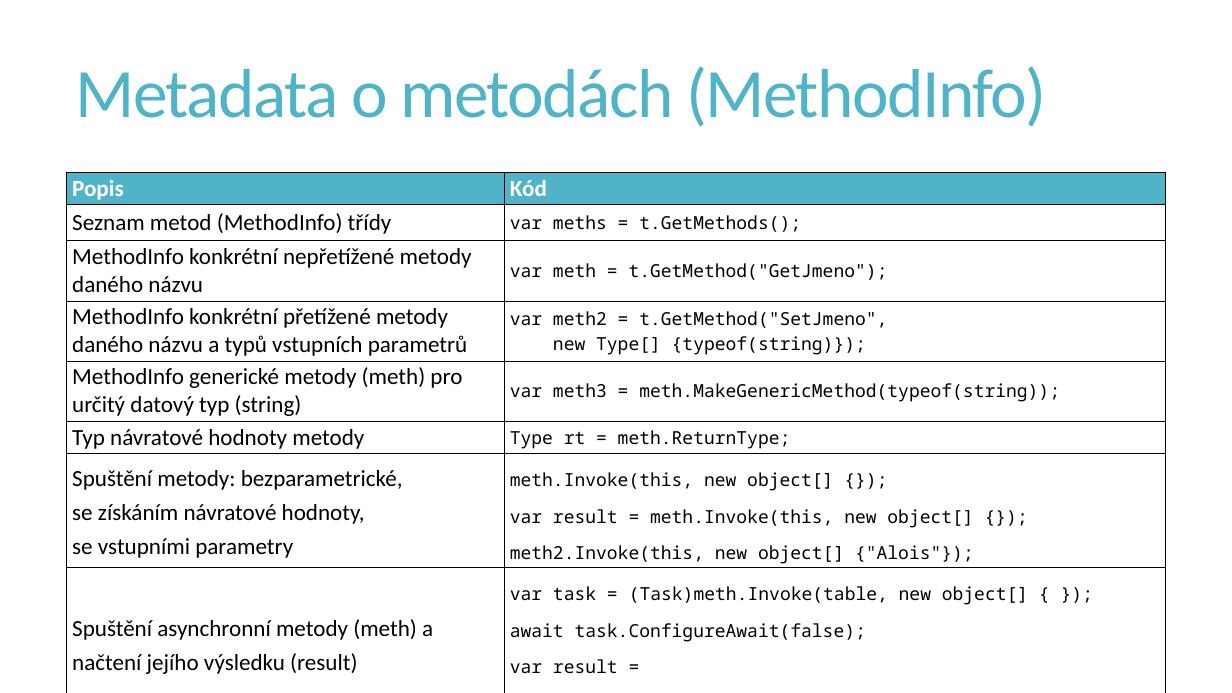
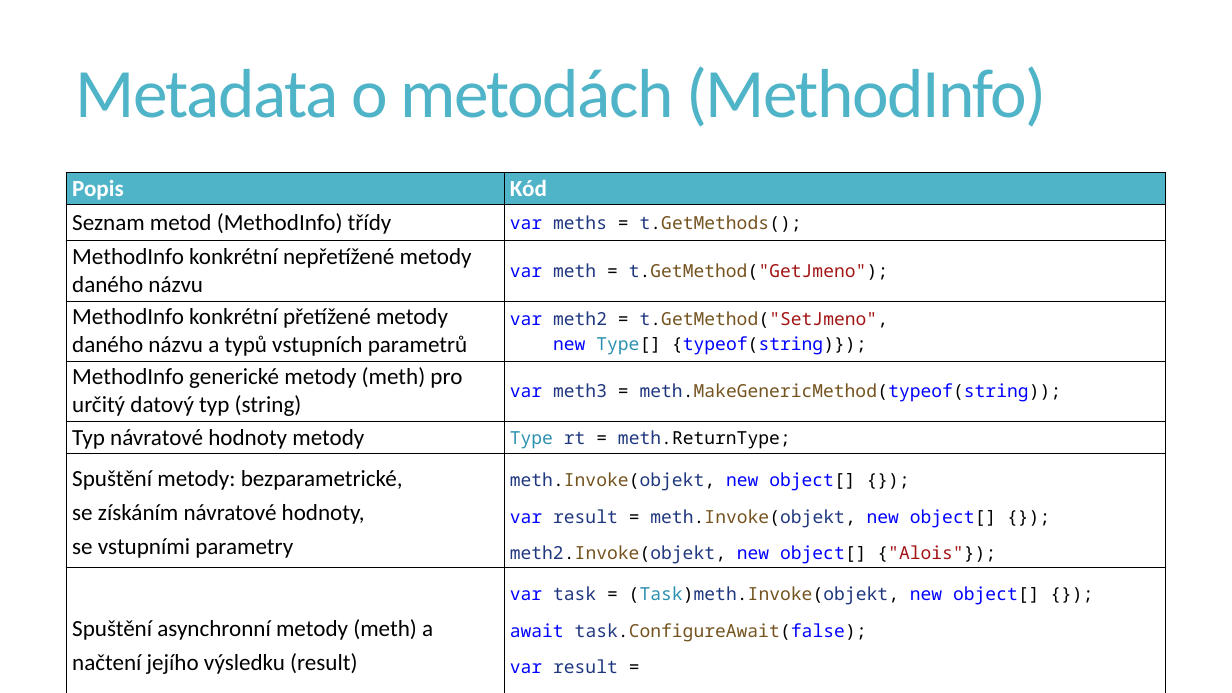
Before and after one commit to PetrVobornik/prednasky, a slide deck: slide 5 of Xamarin.Forms/07-Reflexe/reflexe.ppsx. Drawn at 1232x693 pixels with LibreOffice and Linux fonts; fonts in the diff are those of the drawing. Boxes give left, top, right and bottom in pixels: in the first picture for what was removed or moved away, otherwise in the second. Text is boxed around its words. In the diff, an @@ line names an element or a change of style, - is before the commit and + after.

```diff
--- a/Xamarin.Forms/07-Reflexe/reflexe.ppsx
+++ b/Xamarin.Forms/07-Reflexe/reflexe.ppsx
@@ table at box(67, 173, 1166, 678) @@
@@ row 7, column 2: "meth.Invoke(this, new object[] {}); var result = meth.Invoke(this, new object[] {}); meth2.Invoke(this, new object[] {"Alois"});" to "meth.Invoke(objekt, new object[] {}); var result = meth.Invoke(objekt, new object[] {}); meth2.Invoke(objekt, new object[] {"Alois"});" @@
@@ row 8, column 2: "var task = (Task)meth.Invoke(table, new object[] { }); / await task.ConfigureAwait(false); / var result = task.GetType().GetProperty("Result").GetValue(task);" to "var task = (Task)meth.Invoke(objekt, new object[] {}); / await task.ConfigureAwait(false); / var result = task.GetType().GetProperty("Result").GetValue(task);" @@
@@ text colour #000000 to #0000FF in "var", "var", "var new {typeof(string)});", "var meth.MakeGenericMethod(typeof(string));" @@
@@ text colour #000000 to #1F377F in "meths t.GetMethods();", "meth t.GetMethod("GetJmeno");", "meth2 t.GetMethod("SetJmeno",", "meth3 meth.MakeGenericMethod(typeof(string));" and 1 more places @@
@@ text colour #000000 to #74531F in "t.GetMethods();", "t.GetMethod("GetJmeno");", "t.GetMethod("SetJmeno",", "meth.MakeGenericMethod(typeof(string));" @@
@@ text colour #000000 to #A31515 in "t.GetMethod("GetJmeno");", "t.GetMethod("SetJmeno"," @@
@@ text colour #000000 to #2B91AF in "Type[]", "Type" @@
```
Also in this commit, not shown: 5 other slides changed, 4 other files.
